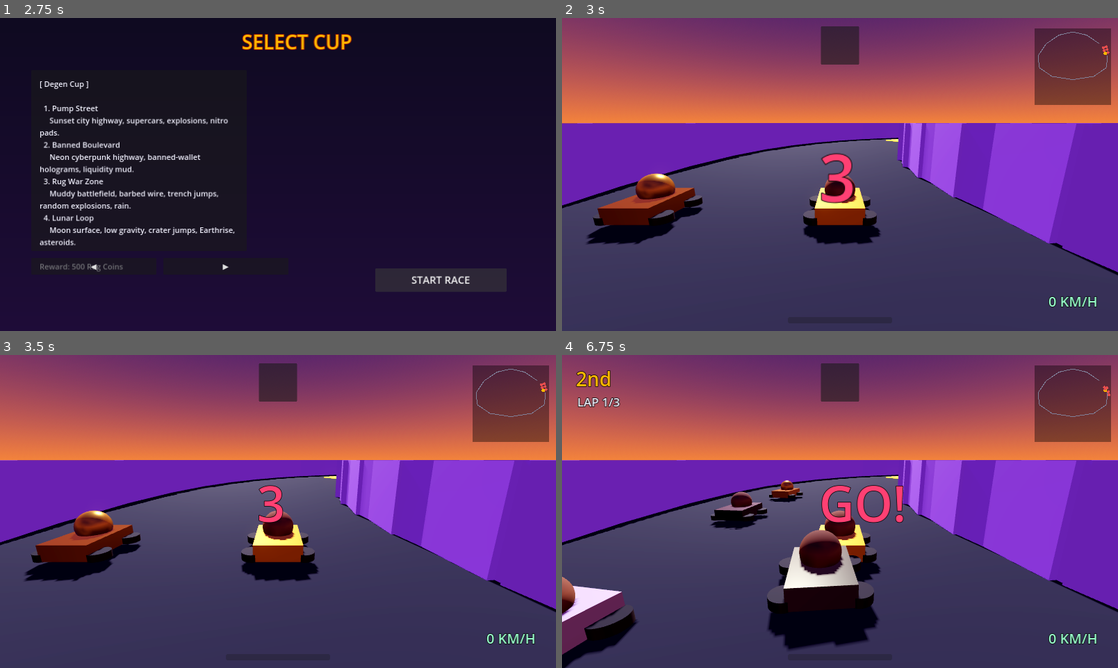
Above: before the commit, frames 1-4 (two rows, left to right).
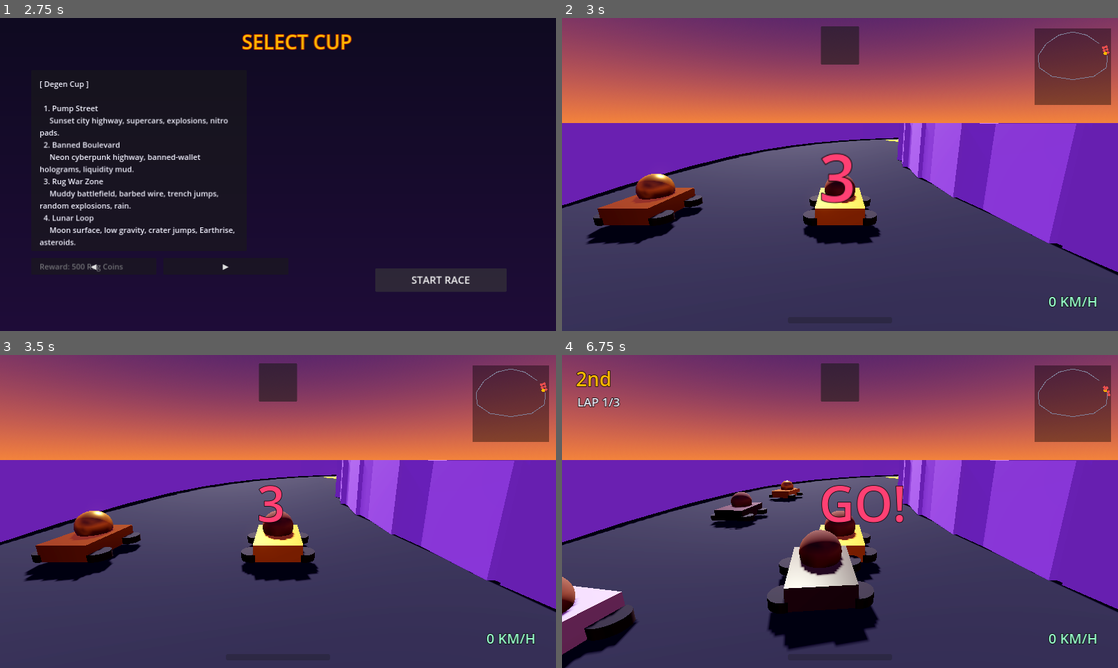
Above: after the commit, the same moments.

Repository: ehood34/Ruggy.Sol
Game: Godot game, scene res://scenes/ui/Boot.tscn
Same seed, same stepped clock (60 frames per second), same inputs: the game is played once before the commit and once after it.
Inputs (mouse positions are in pixels of both pictures, inside the frame that each line leads up to):
- Up to frame 1 (2.75 s): tap Enter at 0.5 s; move the mouse to (400, 158) at 0.52 s; click "SINGLE PLAYER (Grand Prix)" at 1.25 s; click "READY!" at 2 s
- Up to frame 2 (3 s): click "START RACE" at 2.75 s
- Up to frame 3 (3.5 s): no input
- Up to frame 4 (6.75 s): tap Space at 3.5 s; move the mouse to (728, 527) at 3.52 s; move the mouse to (895, 442) at 4.27 s; move the mouse to (812, 574) at 5.02 s; tap Enter at 5.75 s; move the mouse to (1006, 558) at 5.77 s; move the mouse to (673, 464) at 6.52 s

Frame 1 is identical in both runs. In frame 2, 0.4% of the frame differs, in the area x 0-100%, y 33-82%; in frame 3, 0.4%; in frame 4, 0.6%, in the area x 0-100%, y 33-96%.

Commit message:
Switch to Compatibility (OpenGL) renderer for low-end/Intel GPUs
The Forward+ (Vulkan/MoltenVK) renderer aborts at startup on older Intel
integrated GPUs (e.g. Intel HD 6000 on a 2015 MacBook Air): Metal fails
MTLHeapDescriptor validation inside vkAllocateMemory and calls abort()
before any game code runs. The Compatibility renderer (OpenGL) is built for
this hardware. Swap back to forward_plus on a modern GPU for richer lighting.

Co-Authored-By: Claude Opus 4.8 <noreply@anthropic.com>
Claude-Session: https://claude.ai/code/session_01RJs6KtThFJ4tepBP167f9u

Diff:
--- a/RuggyRacers/project.godot
+++ b/RuggyRacers/project.godot
@@ -9,7 +9,7 @@
 config/name="Ruggy Racers"
 config/description="A chaotic memecoin-culture Mario Kart-style 3D arcade racer starring Ruggy."
 run/main_scene="res://scenes/ui/Boot.tscn"
-config/features=PackedStringArray("4.3", "Forward Plus")
+config/features=PackedStringArray("4.3", "GL Compatibility")
 config/icon="res://icon.svg"
 
 [autoload]
@@ -107,6 +107,9 @@
 
 [rendering]
 
-renderer/rendering_method="forward_plus"
+; Compatibility (OpenGL) renderer — runs on old/low-end GPUs like Intel HD
+; integrated graphics where the Forward+/Vulkan(MoltenVK) renderer crashes on
+; startup. Switch back to "forward_plus" on a modern GPU for nicer lighting/glow.
+renderer/rendering_method="gl_compatibility"
+renderer/rendering_method.mobile="gl_compatibility"
 environment/defaults/default_clear_color=Color(0.05, 0.04, 0.1, 1)
-anti_aliasing/quality/msaa_3d=2
